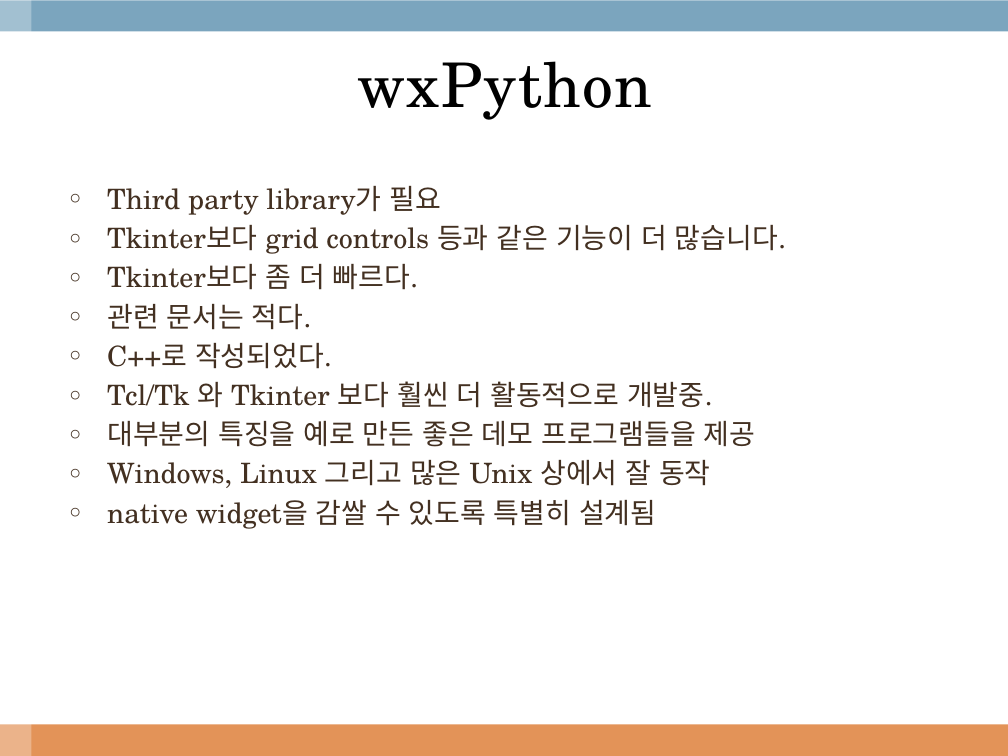
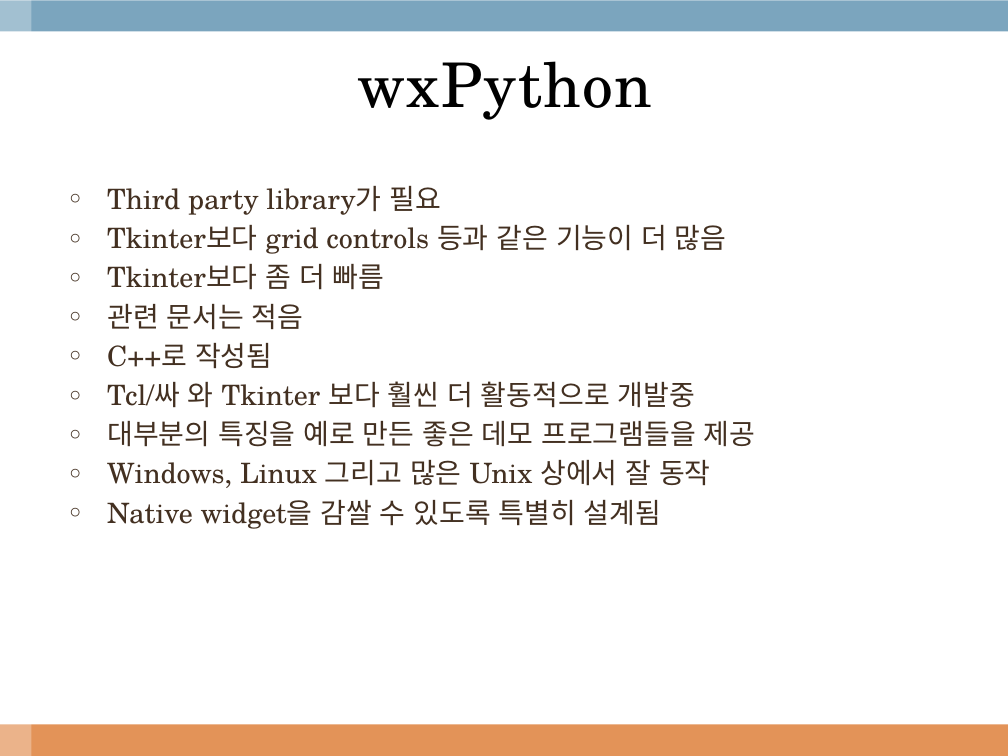
Before and after one commit to kimsungkyu0403/ConvertUnit, a slide deck: slide 7 of doc/Python GUI Frameworks.pptx. Drawn at 1008x756 pixels with LibreOffice and Linux fonts; fonts in the diff are those of the drawing; background and template pictures are left out. Boxes give left, top, right and bottom in pixels: in the first picture for what was removed or moved away, otherwise in the second. Text is boxed around its words. In the diff, an @@ line names an element or a change of style, - is before the commit and + after.

```diff
--- a/doc/Python GUI Frameworks.pptx
+++ b/doc/Python GUI Frameworks.pptx
@@ text at (107, 225, 727, 408): text changed @@
-○ Tkinter보다 grid controls 등과 같은 기능이 더 많습니다.
-○ Tkinter보다 좀 더 빠르다.
-○ 관련 문서는 적다.
-○ C++로 작성되었다.
-○ Tcl/Tk 와 Tkinter 보다 훨씬 더 활동적으로 개발중.
+○ Tkinter보다 grid controls 등과 같은 기능이 더 많음
+○ Tkinter보다 좀 더 빠름
+○ 관련 문서는 적음
+○ C++로 작성됨
+○ Tcl/싸 와 Tkinter 보다 훨씬 더 활동적으로 개발중
@@ text at (107, 500, 661, 529): text changed @@
-○ native widget을 감쌀 수 있도록 특별히 설계됨
+○ Native widget을 감쌀 수 있도록 특별히 설계됨
```
Also in this commit, not shown: 2 other slides changed.
